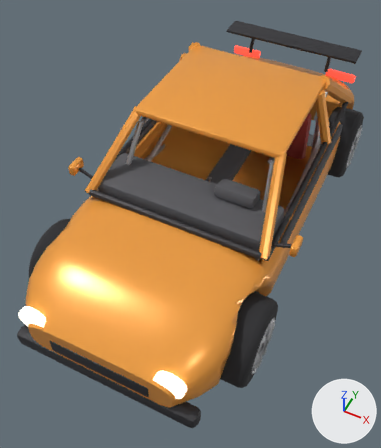
Renders of the glTF model assets/car.glb from each side of a commit.
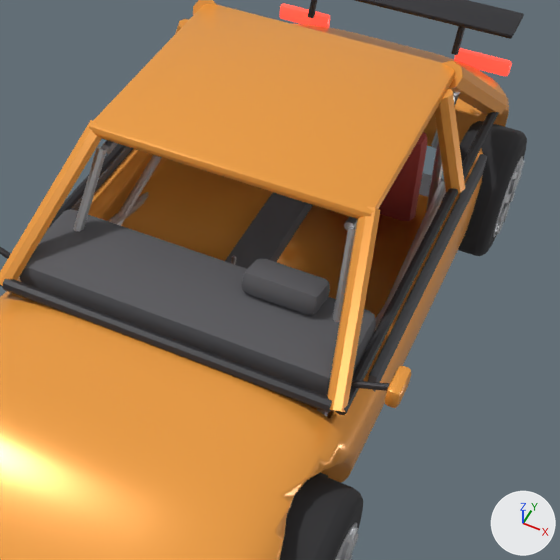
Each version is shown whole from a 50 mm camera at (1.42, -3.45, 4.11) aimed at (-0.07, -0.46, 0.37), then close up on the part from 23% to 100% of the width and 10% to 75% of the height. The axes (+X, +Y, +Z) are drawn at lower right. The lights are the same throughout. The older version's two pictures come first. Vertices at exactly the same position are counted once.

Names of what the first close-up shows: 'CAR_cage', 'CAR_interior', 'CAR_paint', 'CAR_seat', 'CAR_tail', 'CAR_trim', 'CAR_wheel_FL', 'CAR_wheel_RL'.
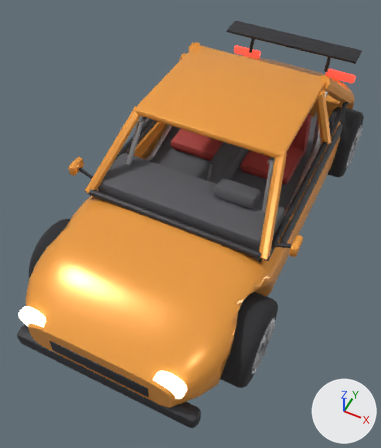
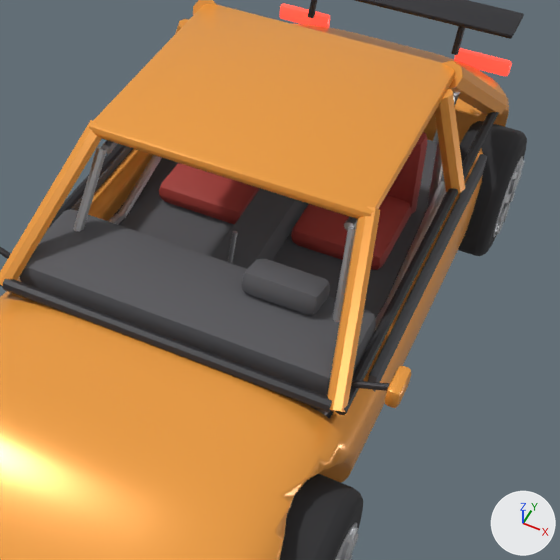
Where the newer file only moved an object's origin or applied its transform, the numbers keep the older frame.

Location of each change, (x1, y1, x2, y2) in pixels of the close-ups (560 x 560 px; the box of a moved part takes in the faces that stretch with it):
'CAR_interior', reshaped (15% shorter)
    before: (20, 147, 487, 477)
    after: (20, 140, 487, 419)
'CAR_seat', reshaped, moved
    before: (379, 132, 427, 221)
    after: (159, 132, 427, 270)
part 1 of me_car_interior, moved or reshaped (mostly hidden)
    before: (319, 173, 444, 477)
    after: (113, 140, 447, 419)
part 2 of me_car_interior, moved or reshaped
    before: (225, 193, 313, 269)
    after: (212, 189, 308, 269)
part 3 of me_car_seat, moved or reshaped
    before: (379, 132, 427, 221)
    after: (387, 132, 427, 214)

The change, as a diff of the scene's bpy script:
```diff
--- a/assets/car.glb.py
+++ b/assets/car.glb.py
@@ me_car_interior @@
 # used by ob_car_interior; location = (0.0, 0.15, 0.34)
-me_car_interior.from_pydata(...)  # 400 vertices, 768 faces; spans x -0.88..0.88, y -1.2..1.2, z -0.03..0.91
+me_car_interior.from_pydata(...)  # 400 vertices, 768 faces; spans x -0.88..0.88, y -1.1..1.2, z 0.07..0.91
+# me_car_interior part 1: the loose piece of 8 vertices spanning x -0.8..0.8, y -1.2..1.2, z -0.03..0.03 is scaled about its middle by (0.975, 0.958, 1), then moved by (0.0, 0.05, 0.23)
+# me_car_interior part 2: the loose piece of 56 vertices spanning x -0.11..0.11, y -0.75..0.65, z -0.01..0.29 is scaled about its middle by (1, 1, 0.69), then moved by (0.0, 0.0, 0.2)
 me_car_interior.materials.append(mat_m_interior)
@@ me_car_seat @@
 # used by ob_car_seat; location = (-0.38, 0.42, 0.47)
-me_car_seat.from_pydata(...)  # 224 vertices, 432 faces; spans x -0.25..1.01, y -0.25..0.381, z -0.06..0.658
+me_car_seat.from_pydata(...)  # 224 vertices, 432 faces; spans x -0.25..1.01, y -0.25..0.381, z -0.188..0.468
+# me_car_seat part 3: the loose piece of 56 vertices spanning x 0.51..1.01, y 0.179..0.381, z 0.002..0.658 is moved by (0.0, 0.0, -0.19)
+# other edits to the shape of me_car_seat do not show in these pictures
 me_car_seat.materials.append(mat_m_seat)
@@ ob_car_seat @@
 ob_car_seat = bpy.data.objects.new('CAR_seat', me_car_seat)
-ob_car_seat.location = (-0.38, 0.42, 0.47)
+ob_car_seat.location = (-0.38, 0.42, 0.66)
```
